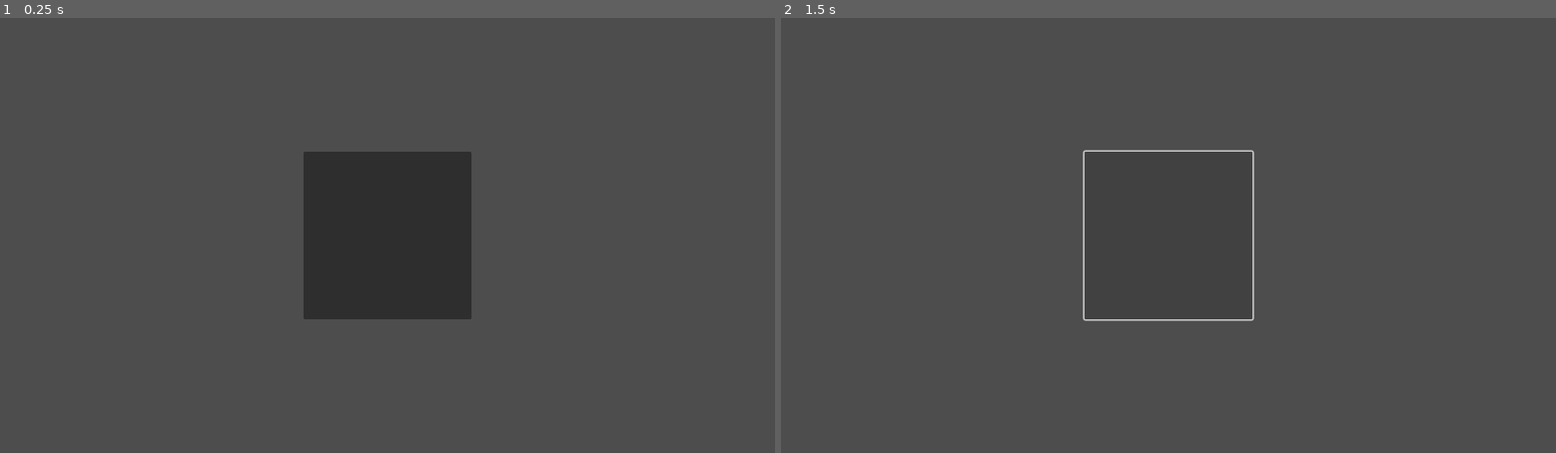
Above: before the commit, frames 1-2 (left to right).
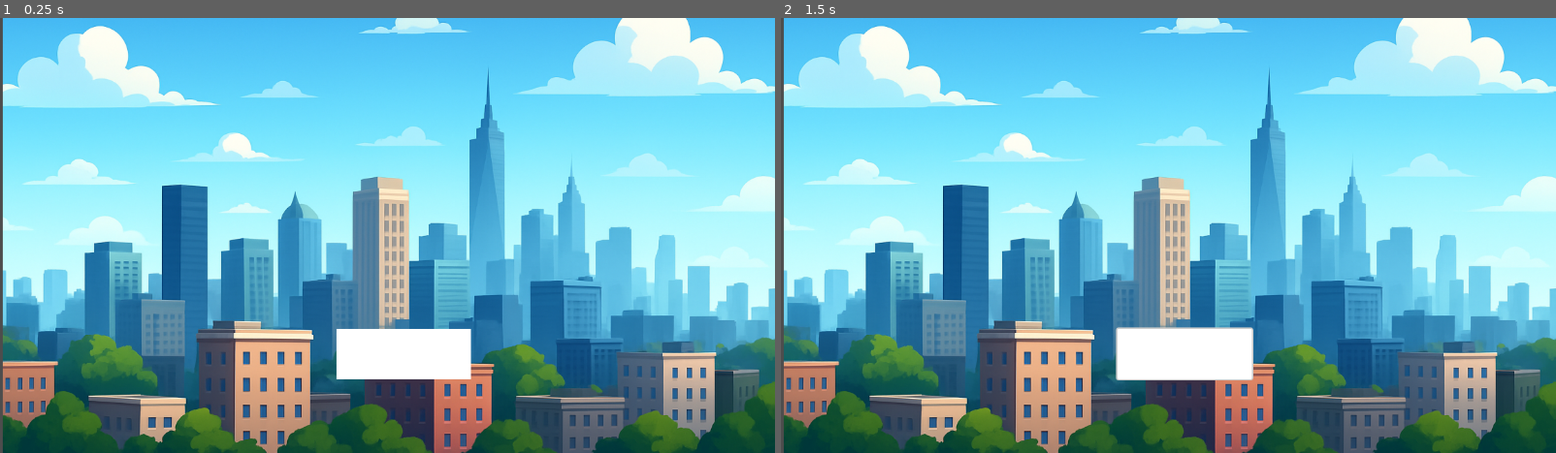
Above: after the commit, the same moments.

Repository: MrPoutineQc/godot-tp1-zackary-warren
Game: Godot game, scene res://main.tscn
Two runs of this game, one before a commit and one after it. Both use one fixed random seed, a clock stepped at 60 frames per second and the inputs below. Before the commit the project starts from res://control.tscn.
Inputs (mouse positions are in pixels of both pictures, inside the frame that each line leads up to; where the layout moved, square brackets give the same spot in the first picture):
- Up to frame 1 (0.25 s): no input
- Up to frame 2 (1.5 s): click (1184, 352) [1168, 235] at 0.5 s; click (1184, 352) [1168, 235] at 1.25 s

The runs differ from the first frame. In frame 1, 98% of the frame differs, in the area x 0-100%, y 0-100%; in frame 2, 98%.

Commit message:
background et bouton

Diff:
--- /dev/null
+++ b/projet/godot_tp1_zackary/background_day.tscn
@@ -0,0 +1,8 @@
+[gd_scene load_steps=2 format=3 uid="uid://dn0ebqg4544on"]
+
+[ext_resource type="Texture2D" uid="uid://c35rblss7oh5t" path="res://ville_jour.png" id="1_iay8h"]
+
+[node name="Node2D" type="Node2D"]
+
+[node name="Sprite2D" type="Sprite2D" parent="."]
+texture = ExtResource("1_iay8h")
--- /dev/null
+++ b/projet/godot_tp1_zackary/background_night.tscn
@@ -0,0 +1,8 @@
+[gd_scene load_steps=2 format=3 uid="uid://cs1fq2jcenb00"]
+
+[ext_resource type="Texture2D" uid="uid://b0fm7bafah7wu" path="res://ville_nuit.png" id="1_4lhmv"]
+
+[node name="Node2D" type="Node2D"]
+
+[node name="Sprite2D" type="Sprite2D" parent="."]
+texture = ExtResource("1_4lhmv")
--- /dev/null
+++ b/projet/godot_tp1_zackary/bouton.tscn
@@ -0,0 +1,36 @@
+[gd_scene load_steps=4 format=3 uid="uid://bjqfprcom2fik"]
+
+[ext_resource type="Script" uid="uid://bl2qdsidfn8oq" path="res://main.gd" id="1_l26jf"]
+
+[sub_resource type="StyleBoxFlat" id="StyleBoxFlat_l26jf"]
+bg_color = Color(1, 1, 1, 1)
+
+[sub_resource type="StyleBoxFlat" id="StyleBoxFlat_40tcu"]
+bg_color = Color(1, 1, 1, 1)
+
+[node name="Control" type="Control"]
+layout_mode = 3
+anchors_preset = 8
+anchor_left = 0.5
+anchor_top = 0.5
+anchor_right = 0.5
+anchor_bottom = 0.5
+grow_horizontal = 2
+grow_vertical = 2
+
+[node name="Button" type="Button" parent="."]
+layout_mode = 1
+anchors_preset = 8
+anchor_left = 0.5
+anchor_top = 0.5
+anchor_right = 0.5
+anchor_bottom = 0.5
+offset_left = -100.0
+offset_top = -37.5
+offset_right = 100.0
+offset_bottom = 37.5
+grow_horizontal = 2
+grow_vertical = 2
+theme_override_styles/hover = SubResource("StyleBoxFlat_l26jf")
+theme_override_styles/normal = SubResource("StyleBoxFlat_40tcu")
+script = ExtResource("1_l26jf")
--- a/projet/godot_tp1_zackary/control.tscn
+++ /dev/null
@@ -1,24 +0,0 @@
-[gd_scene format=3 uid="uid://ydbgpp7ei8uj"]
-
-[node name="Control" type="Control"]
-layout_mode = 3
-anchors_preset = 15
-anchor_right = 1.0
-anchor_bottom = 1.0
-grow_horizontal = 2
-grow_vertical = 2
-
-[node name="Button" type="Button" parent="."]
-custom_minimum_size = Vector2(250, 250)
-layout_mode = 1
-anchors_preset = 8
-anchor_left = 0.5
-anchor_top = 0.5
-anchor_right = 0.5
-anchor_bottom = 0.5
-offset_left = -4.0
-offset_top = -4.0
-offset_right = 4.0
-offset_bottom = 4.0
-grow_horizontal = 2
-grow_vertical = 2
--- /dev/null
+++ b/projet/godot_tp1_zackary/main.tscn
@@ -0,0 +1,32 @@
+[gd_scene load_steps=5 format=3 uid="uid://ctk5lf3vriws6"]
+
+[ext_resource type="PackedScene" uid="uid://dn0ebqg4544on" path="res://background_day.tscn" id="1_ig7tw"]
+[ext_resource type="PackedScene" uid="uid://cs1fq2jcenb00" path="res://background_night.tscn" id="2_h2yge"]
+[ext_resource type="PackedScene" uid="uid://bjqfprcom2fik" path="res://bouton.tscn" id="3_1bvp3"]
+
+[sub_resource type="GDScript" id="GDScript_h2yge"]
+
+[node name="Node2D" type="Node2D"]
+script = SubResource("GDScript_h2yge")
+
+[node name="background_night" parent="." instance=ExtResource("2_h2yge")]
+position = Vector2(580, 280)
+scale = Vector2(0.75, 0.75)
+
+[node name="background_day" parent="." instance=ExtResource("1_ig7tw")]
+position = Vector2(580, 280)
+scale = Vector2(0.75, 0.75)
+
+[node name="CanvasLayer" type="CanvasLayer" parent="."]
+offset = Vector2(600, 500)
+transform = Transform2D(1, 0, 0, 1, 600, 500)
+
+[node name="Control" parent="CanvasLayer" instance=ExtResource("3_1bvp3")]
+anchors_preset = 0
+anchor_left = 0.0
+anchor_top = 0.0
+anchor_right = 0.0
+anchor_bottom = 0.0
+grow_horizontal = 1
+grow_vertical = 1
+script = SubResource("GDScript_h2yge")
--- a/projet/godot_tp1_zackary/project.godot
+++ b/projet/godot_tp1_zackary/project.godot
@@ -11,7 +11,7 @@
 [application]
 
 config/name="godot_tp1_zackary"
-run/main_scene="res://control.tscn"
+run/main_scene="uid://ctk5lf3vriws6"
 config/features=PackedStringArray("4.4", "GL Compatibility")
 config/icon="res://icon.svg"
 
Binary file added: projet/godot_tp1_zackary/ville_jour.png
Not shown, added: projet/godot_tp1_zackary/ville_jour.png.import
Binary file added: projet/godot_tp1_zackary/ville_nuit.png
Not shown, added: projet/godot_tp1_zackary/ville_nuit.png.import
